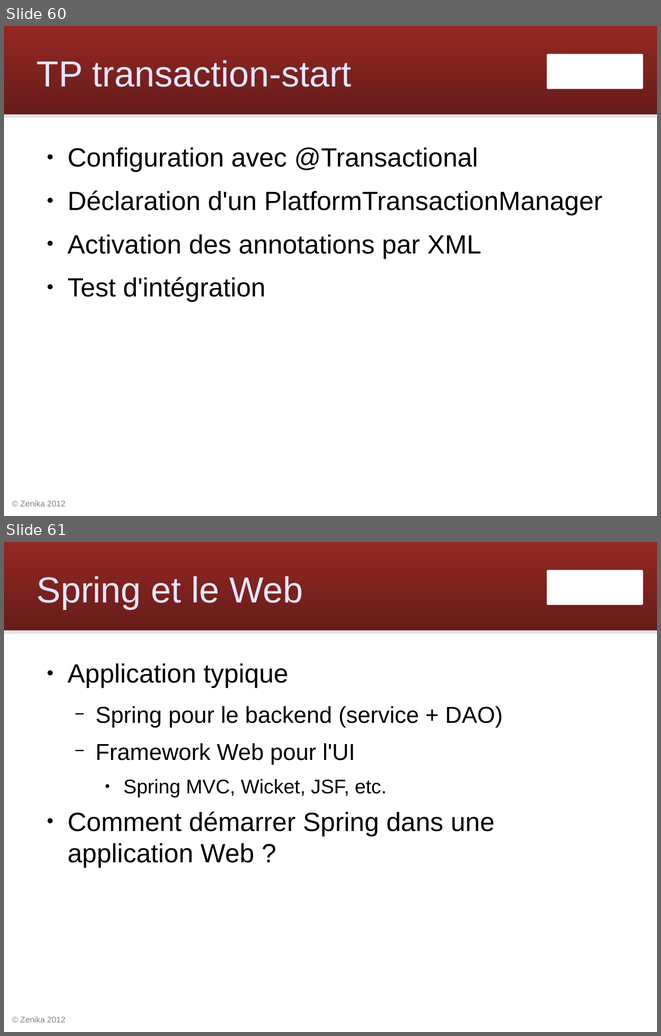
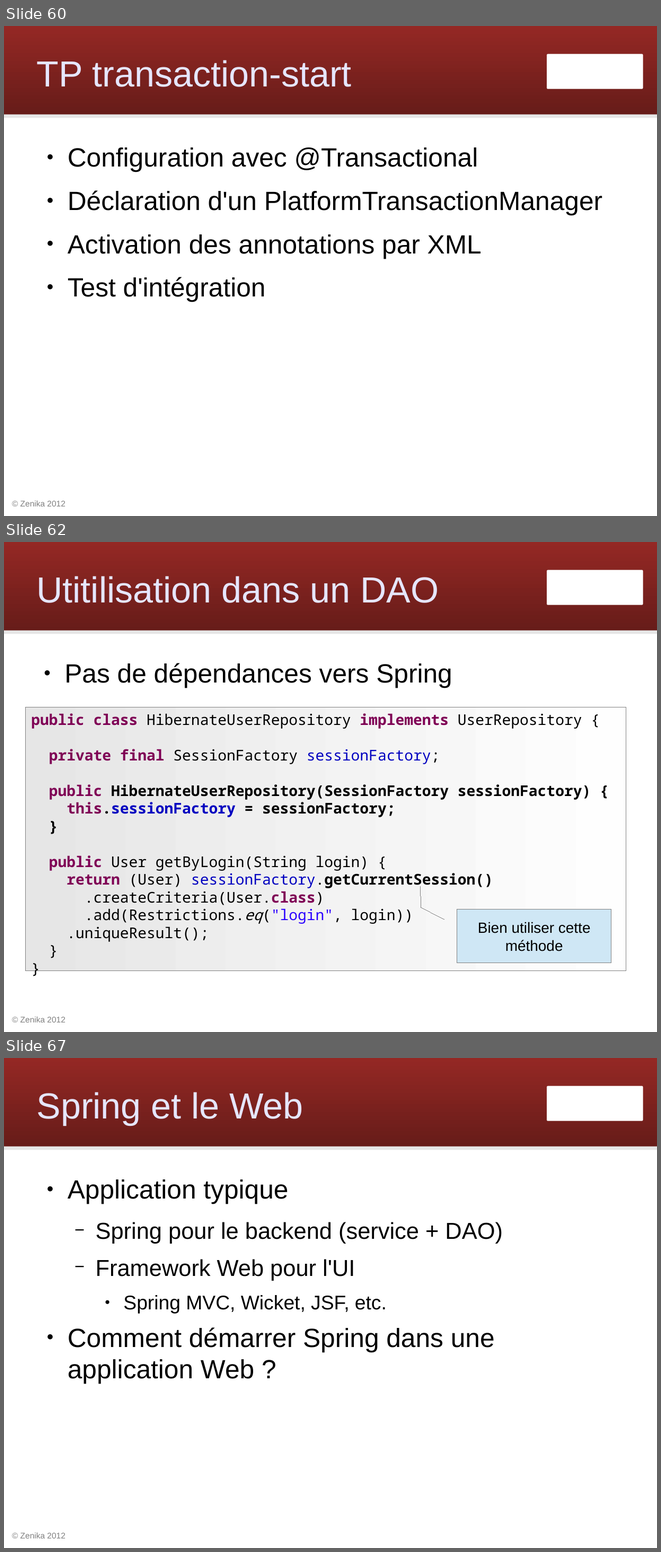
Before and after one commit to Zenika/workshop-spring-core, a slide deck: spring-workshop.odp. Shown one above the other, each under a label of ours: slides 60 and 61 before the commit, slides 60, 62 and 67 after it; the slides between them are not shown. The pictures are 661x1036 and 661x1552 pixels, drawn with LibreOffice and Linux fonts; fonts in the diff are those of the drawing; background and template pictures are left out. Boxes give left, top, right and bottom in pixels: in the first picture for what was removed or moved away, otherwise in the second. Text is boxed around its words. In the diff, an @@ line names an element or a change of style, - is before the commit and + after.

Commit message:
slides Hibernate

```diff
--- a/spring-workshop.odp
+++ b/spring-workshop.odp
@@ slide 62 added at (4,542,657,1032), background #FFFFFF; not listed: 4 template elements that a slide beside it also shows @@
@@ title added at (37,576,439,603), 44 pt, text #E6E6FF @@
+Utitilisation dans un DAO
@@ text added at (64,663,452,688), 32 pt, text #000000 @@
+● Pas de dépendances vers Spring
@@ rectangle added at (25,707,626,971), fill gradient #E6E6E6 to #FEFEFE, outline #808080 0 pt, 18 pt, text #000000 @@
+public class HibernateUserRepository implements UserRepository {
+private final SessionFactory sessionFactory;
+public HibernateUserRepository(SessionFactory sessionFactory) {
+this.sessionFactory = sessionFactory;
+}
+public User getByLogin(String login) {
+return (User) sessionFactory.getCurrentSession()
+.createCriteria(User.class)
+.add(Restrictions.eq("login", login))
+.uniqueResult();
+}
+}
@@ border callout added at (457,909,611,963), fill #CFE7F5, outline #808080 0 pt, 18 pt, text #000000 @@
+Bien utiliser cette méthode
@@ what was slide 61 is now slide 67 @@
```
Also in this commit, not shown: 5 other slides added, 4 other files.
